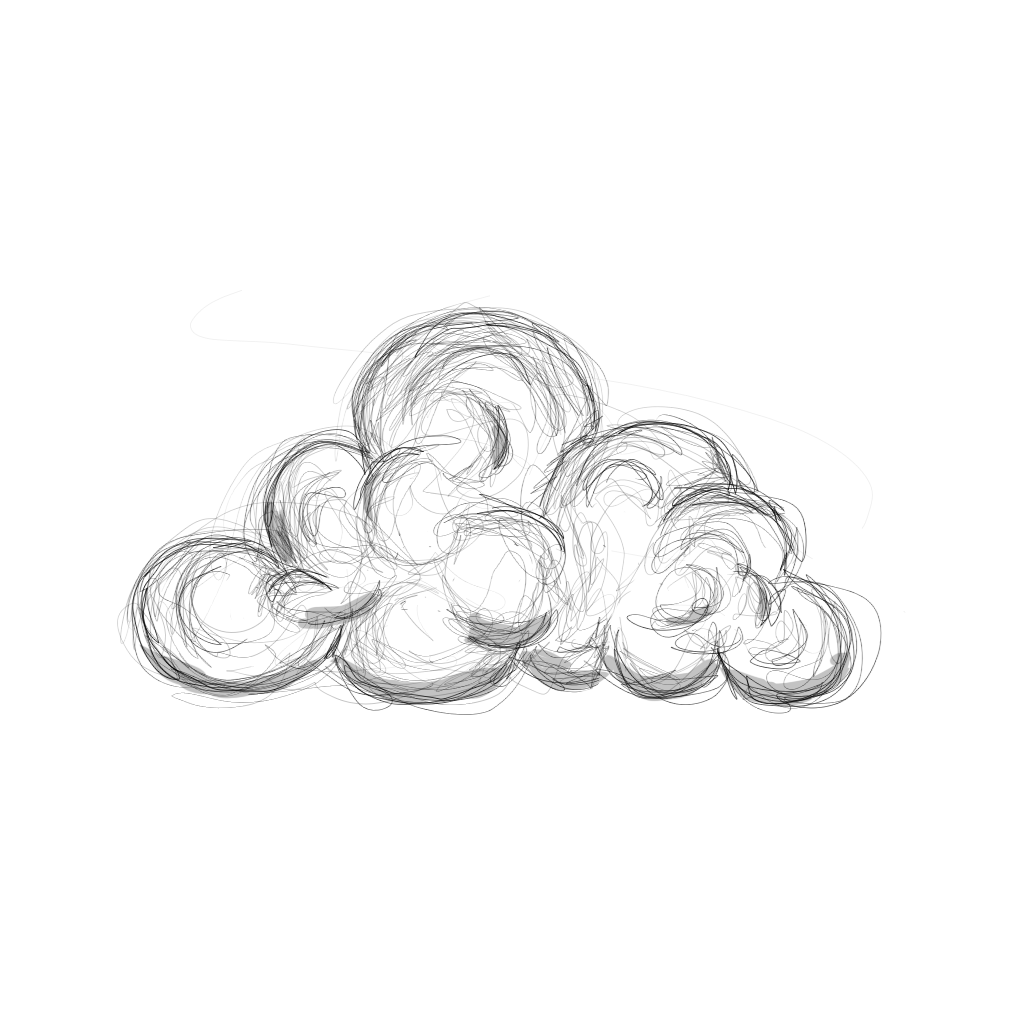
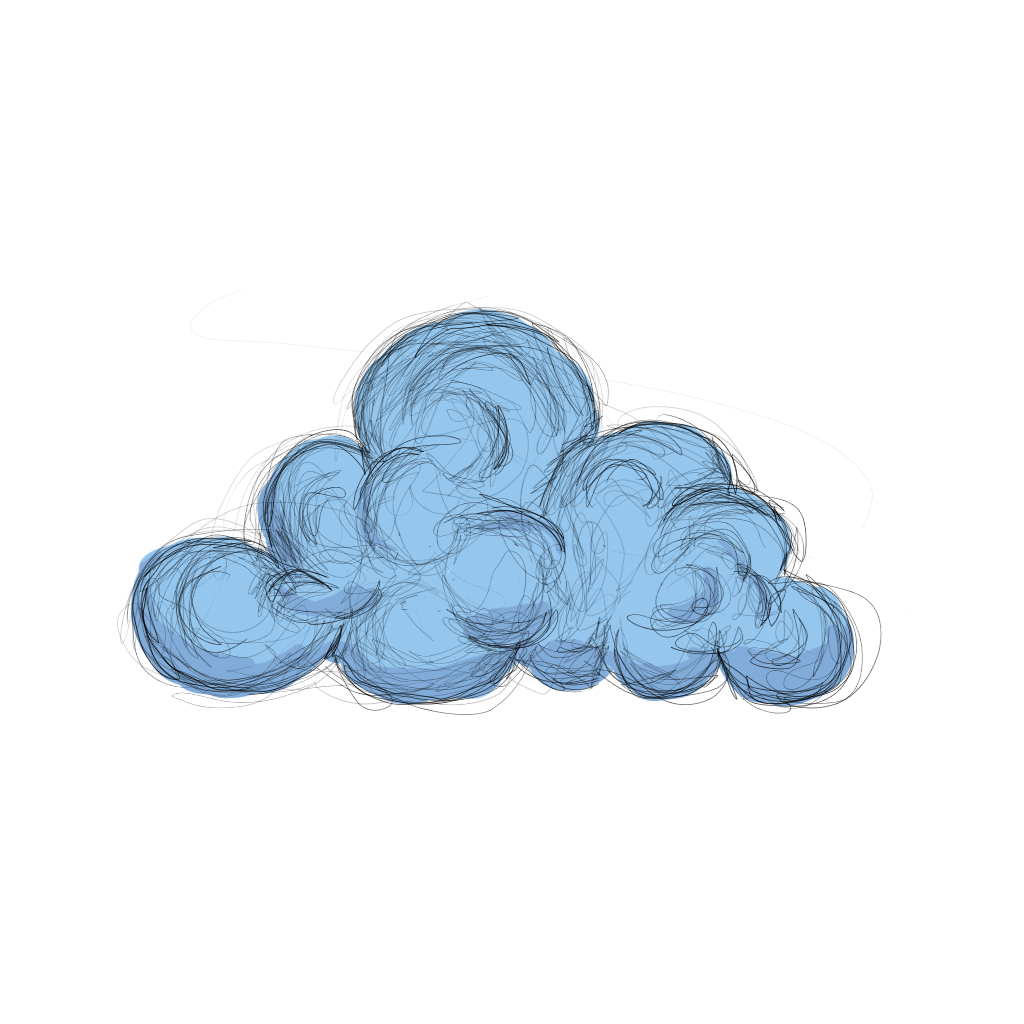
Layered file, before and after one edit (1024×1024). Changes by layer:
painted on "kleur" over [130, 308, 855, 707]
